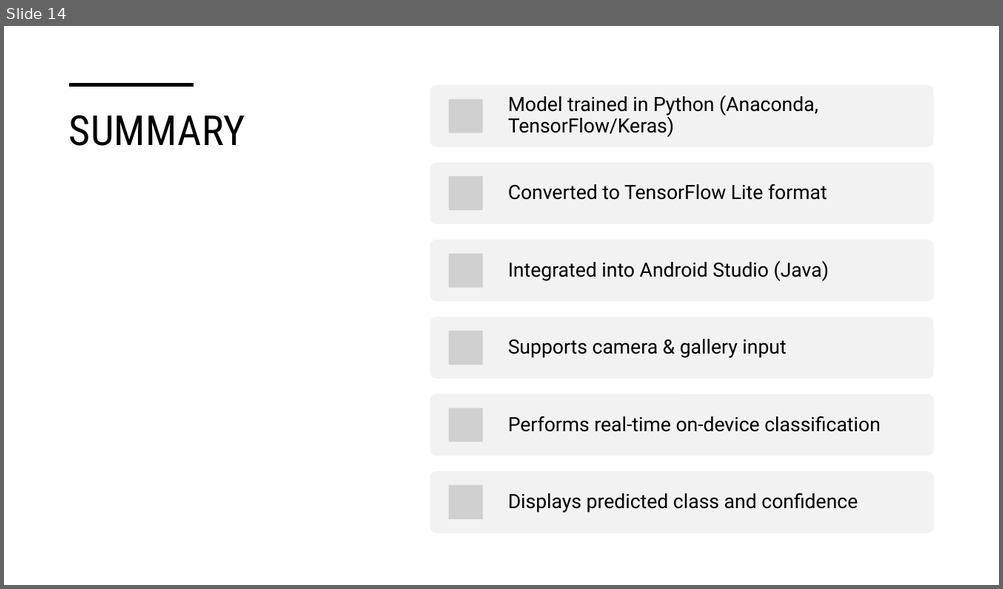
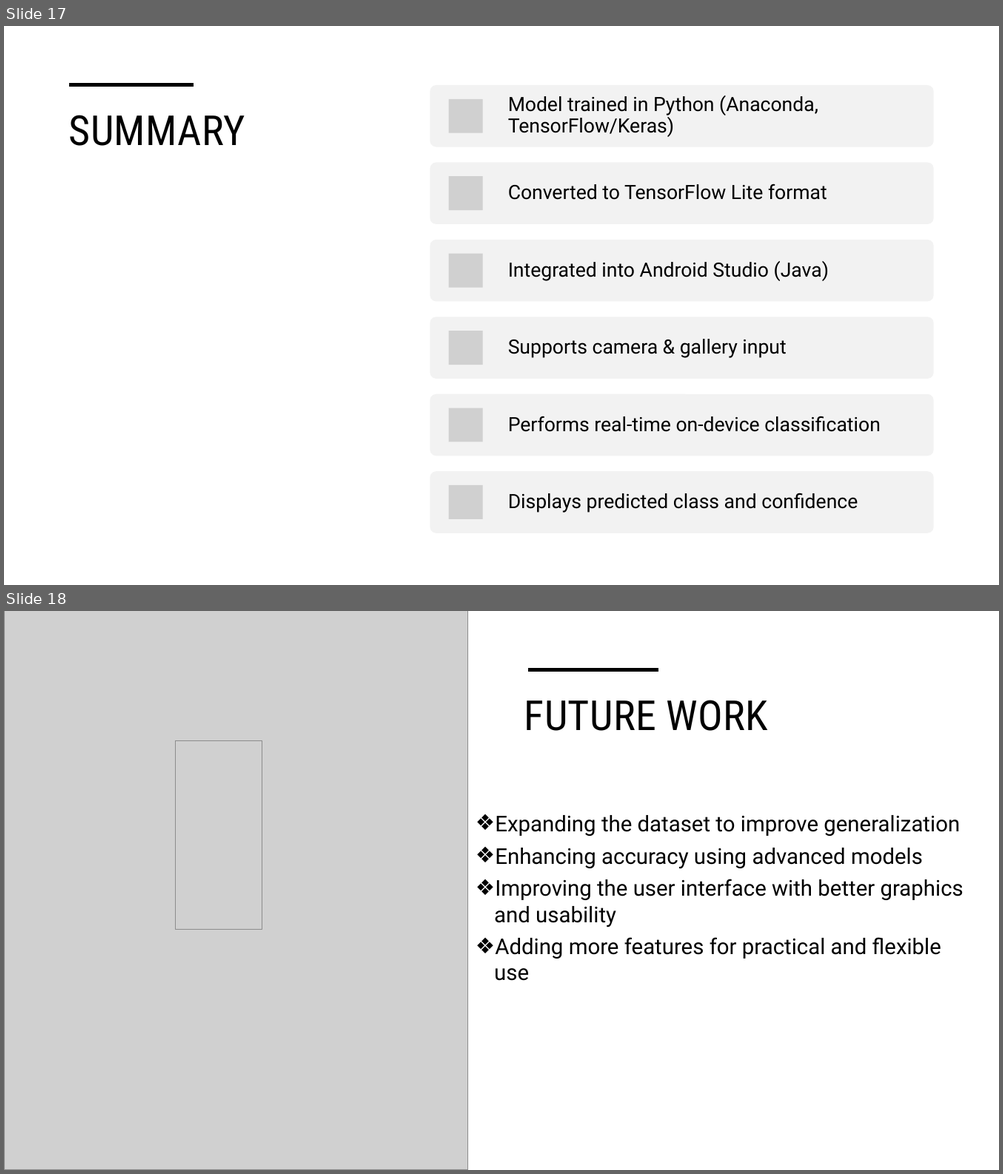
Before and after one commit to HadiNazari1/my-presentation-files-, a slide deck: Mobile Deep Learning Inference Framework for Android-Based Short-Circuit 1.pptx. Shown one above the other, each under a label of ours: slide 14 before the commit, slides 17 and 18 after it. The pictures are 1003x589 and 1003x1174 pixels, drawn with LibreOffice and Linux fonts; fonts in the diff are those of the drawing; grey boxes stand for pictures. Boxes give left, top, right and bottom in pixels: in the first picture for what was removed or moved away, otherwise in the second. Text is boxed around its words. In the diff, an @@ line names an element or a change of style, - is before the commit and + after.

```diff
--- a/Mobile Deep Learning Inference Framework for Android-Based Short-Circuit 1.pptx
+++ b/Mobile Deep Learning Inference Framework for Android-Based Short-Circuit 1.pptx
@@ slide 18 added at (x1=4, y1=611, x2=999, y2=1170), background #FFFFFF @@
@@ picture added at (x1=4, y1=611, x2=468, y2=1170) @@
@@ line added from (528, 670) to (658, 670), #000000 3.5 pt @@
@@ title added at (x1=524, y1=700, x2=768, y2=731), 40 pt, text #000000 @@
+FUTURE WORK
@@ picture added at (x1=176, y1=741, x2=262, y2=930) @@
@@ text added at (x1=494, y1=815, x2=963, y2=981), 21 pt, text #000000 @@
+❖ Expanding the dataset to improve generalization
+❖ Enhancing accuracy using advanced models
+❖ Improving the user interface with better graphics and usability
+❖ Adding more features for practical and flexible use
@@ what was slide 14 is now slide 17 @@
```
Also in this commit, not shown: 8 slides changed, 4 other slides added, 1 other file.
